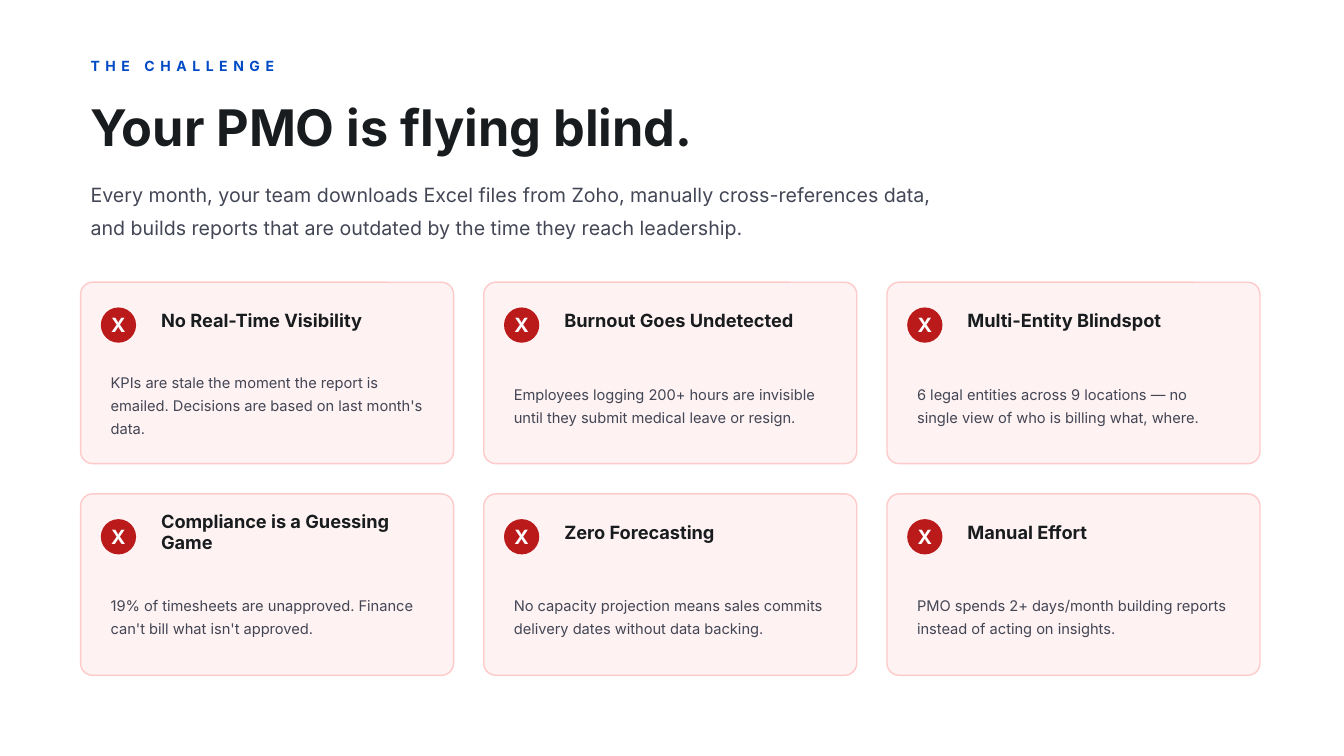
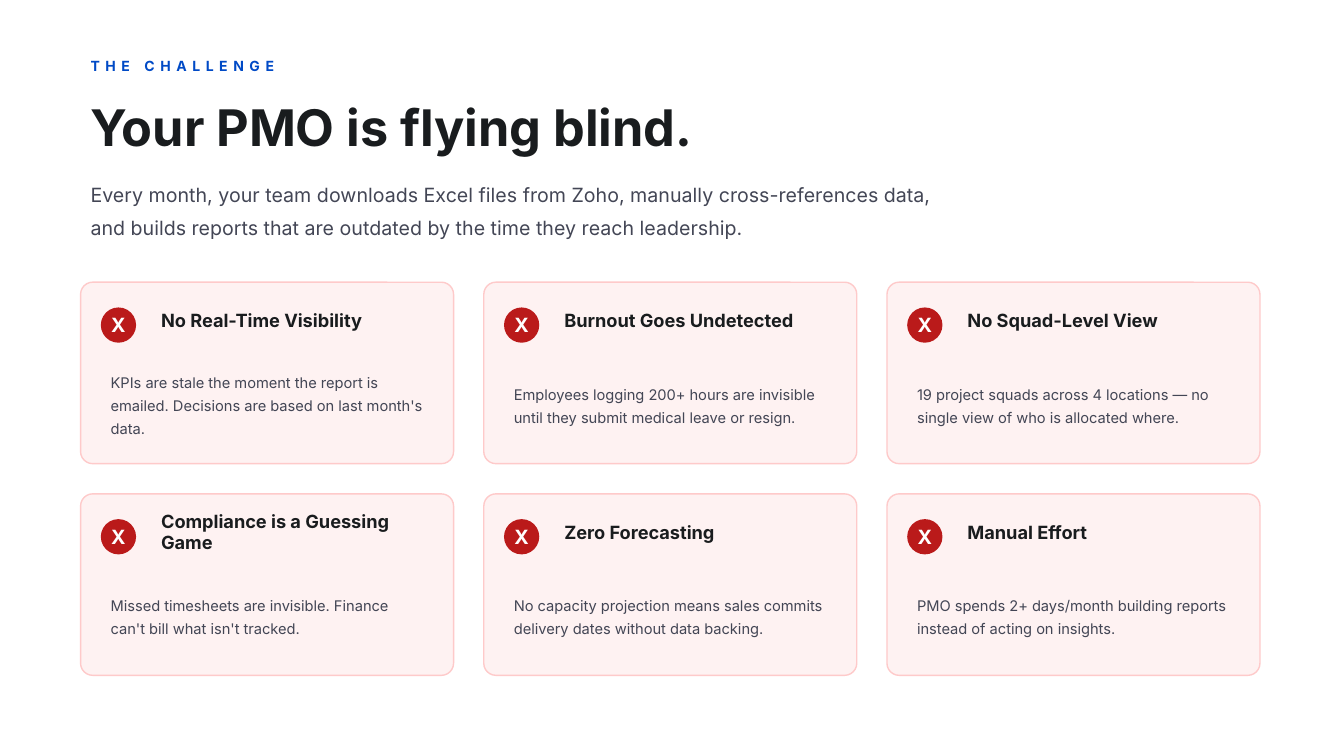
Before and after one commit to Ramachandran-U/tinubu-pmo, a slide deck: slide 2 of Tinubu_PMO_PitchDeck.pptx. Drawn at 1344x756 pixels with LibreOffice and Linux fonts; fonts in the diff are those of the drawing. Boxes give left, top, right and bottom in pixels: in the first picture for what was removed or moved away, otherwise in the second. Text is boxed around its words. In the diff, an @@ line names an element or a change of style, - is before the commit and + after.

```diff
--- a/Tinubu_PMO_PitchDeck.pptx
+++ b/Tinubu_PMO_PitchDeck.pptx
@@ text at box(967, 313, 1158, 331): text changed @@
-Multi-Entity Blindspot
+No Squad-Level View
@@ text at box(917, 389, 1208, 426): text changed @@
-6 legal entities across 9 locations — no single view of who is billing what, where.
+19 project squads across 4 locations — no single view of who is allocated where.
@@ text at box(111, 600, 389, 634): text changed @@
-19% of timesheets are unapproved. Finance can't bill what isn't approved.
+Missed timesheets are invisible. Finance can't bill what isn't tracked.
```
Also in this commit, not shown: 4 other slides changed, 21 other files.
